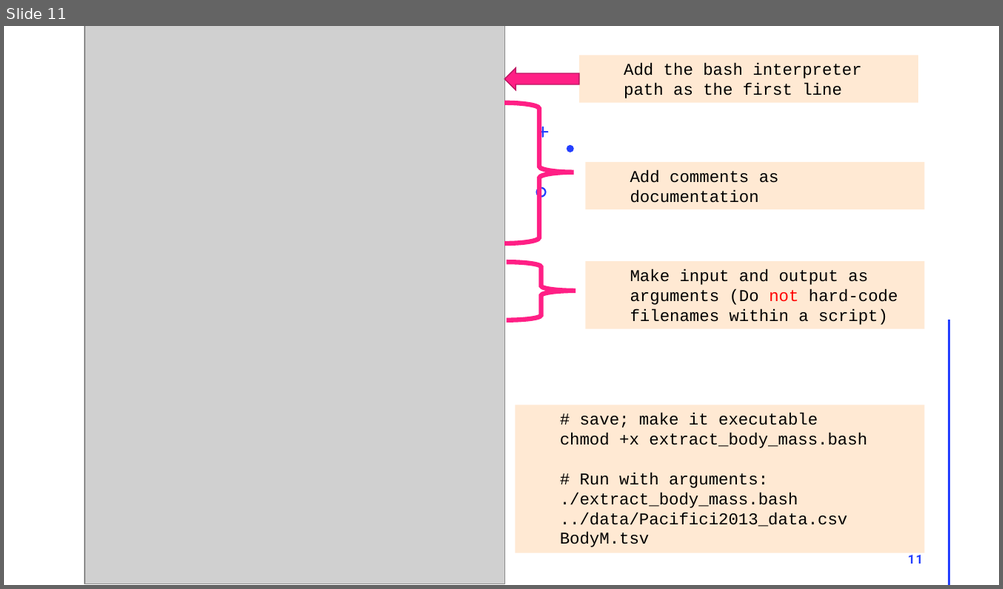
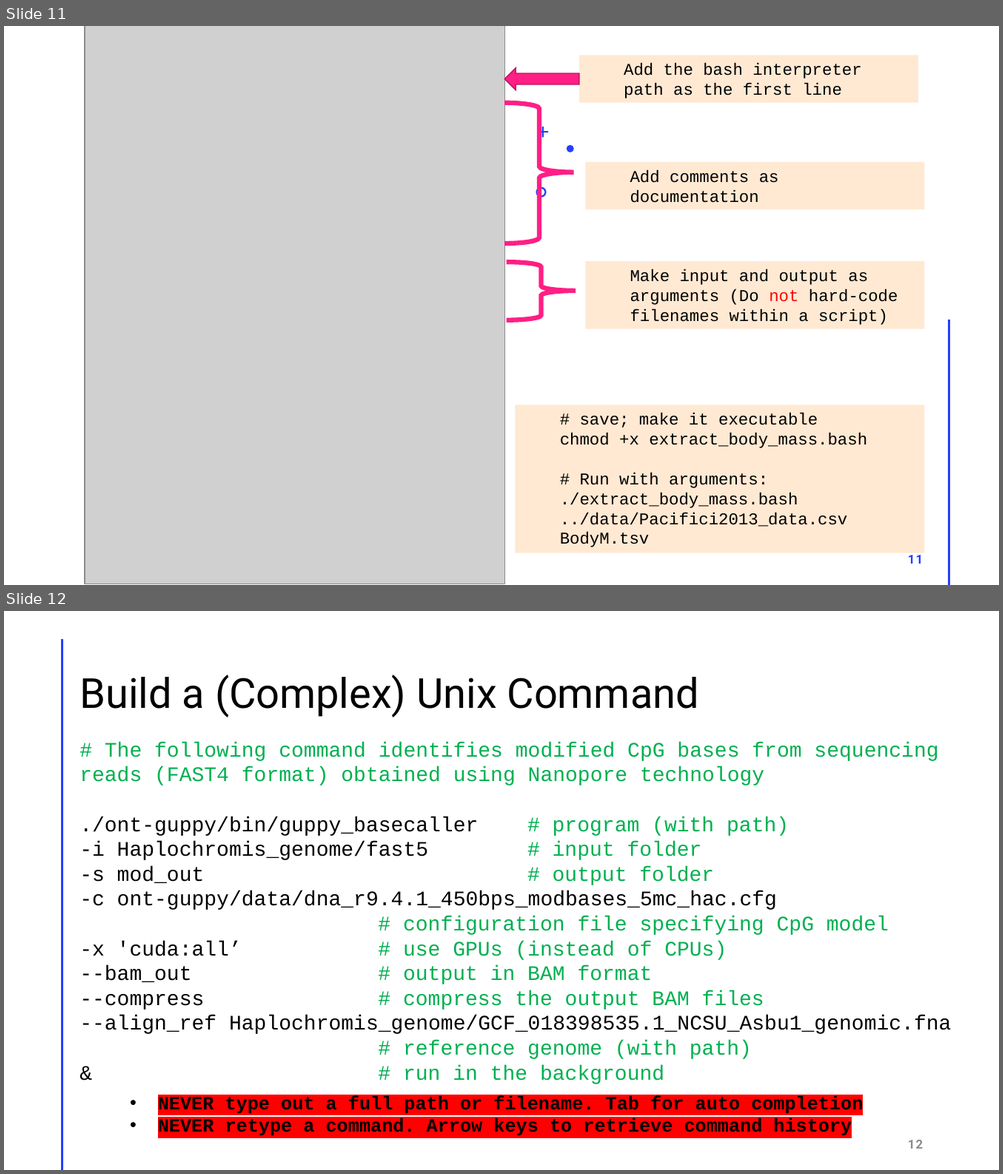
Before and after one commit to weigangq/CSB, a slide deck: weigang/part-1-intro-unix.pptx. Shown one above the other, each under a label of ours: slide 11 before the commit, slides 11 and 12 after it. The pictures are 1003x589 and 1003x1174 pixels, drawn with LibreOffice and Linux fonts; fonts in the diff are those of the drawing; grey boxes stand for pictures. Boxes give left, top, right and bottom in pixels: in the first picture for what was removed or moved away, otherwise in the second. Text is boxed around its words. In the diff, an @@ line names an element or a change of style, - is before the commit and + after.

```diff
--- a/weigang/part-1-intro-unix.pptx
+++ b/weigang/part-1-intro-unix.pptx
@@ slide 12 added at (x1=4, y1=611, x2=999, y2=1170), background #FFFFFF @@
@@ line added from (62, 640) to (62, 1170), #FF9022 2 pt @@
@@ title added at (x1=79, y1=675, x2=699, y2=718), 40 pt, text #000000 @@
+Build a (Complex) Unix Command
@@ text added at (x1=79, y1=742, x2=950, y2=1085), 20 pt, text #00B050 @@
+# The following command identifies modified CpG bases from sequencing reads (FAST4 format) obtained using Nanopore technology
+./ont-guppy/bin/guppy_basecaller # program (with path)
+-i Haplochromis_genome/fast5 # input folder
+-s mod_out # output folder
+-c ont-guppy/data/dna_r9.4.1_450bps_modbases_5mc_hac.cfg
+# configuration file specifying CpG model
+-x 'cuda:all’ # use GPUs (instead of CPUs)
+--bam_out # output in BAM format
+--compress # compress the output BAM files
+--align_ref Haplochromis_genome/GCF_018398535.1_NCSU_Asbu1_genomic.fna
+# reference genome (with path)
+& # run in the background
@@ text added at (x1=158, y1=1096, x2=862, y2=1136), 18 pt, text #000000, bold @@
+• NEVER type out a full path or filename. Tab for auto completion
+• NEVER retype a command. Arrow keys to retrieve command history
@@ page number added at (x1=908, y1=1140, x2=923, y2=1149), 12 pt, text #8C8C8C, bold @@
+12
```
Also in this commit, not shown: 1 slide changed, 1 other file.
